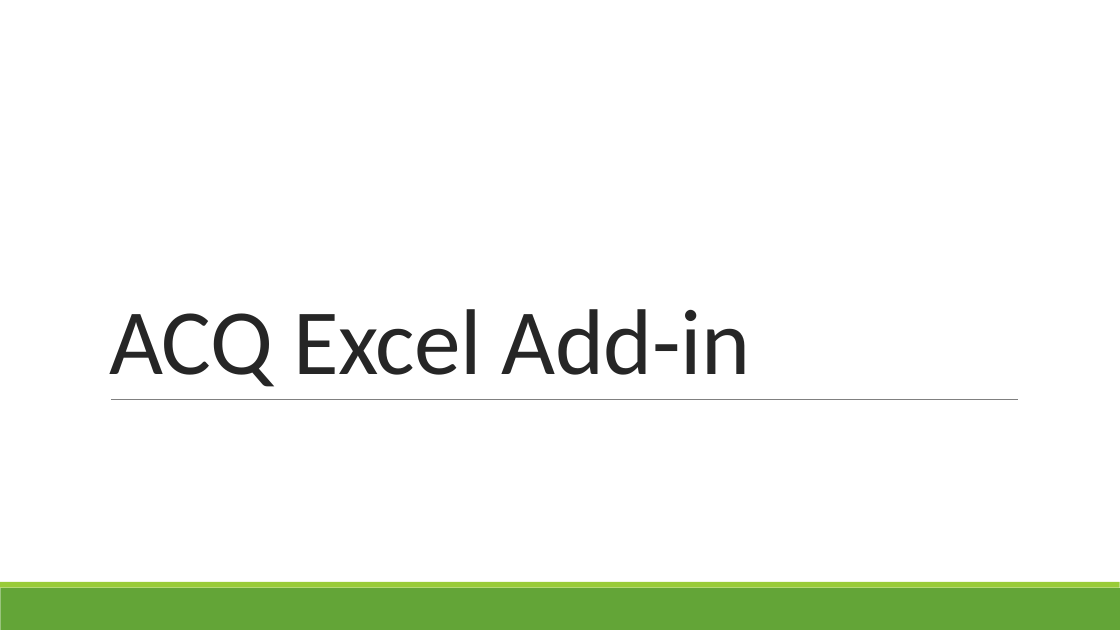
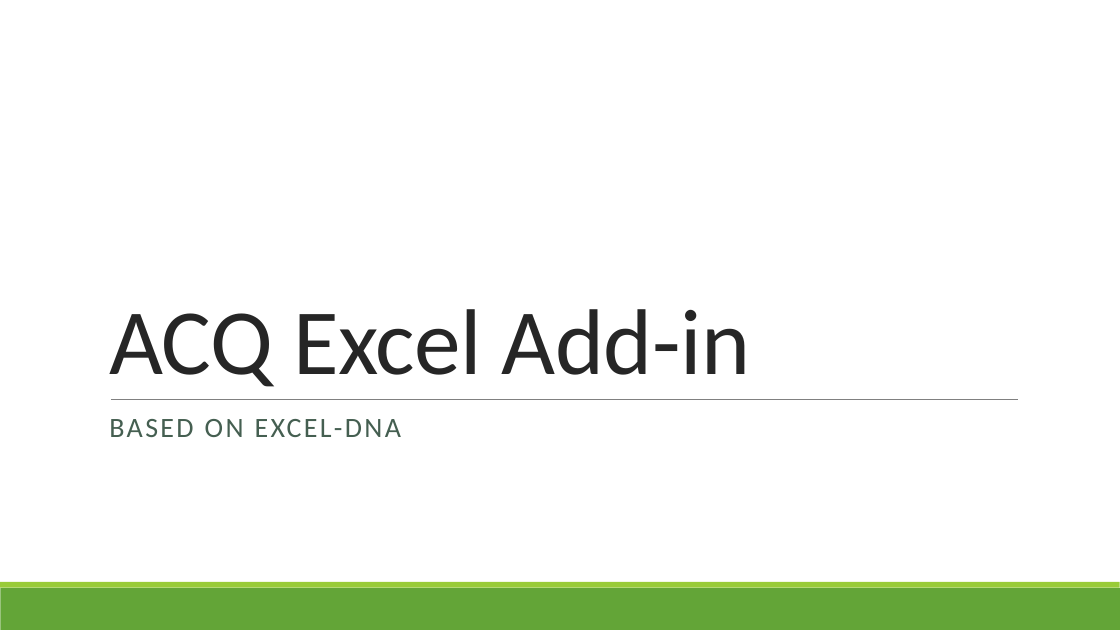
Before and after one commit to ratesquant/ACQ, a slide deck: slide 1 of Distribution/Primer.pptx. Drawn at 1120x630 pixels with LibreOffice and Linux fonts; fonts in the diff are those of the drawing. Boxes give left, top, right and bottom in pixels: in the first picture for what was removed or moved away, otherwise in the second. Text is boxed around its words. In the diff, an @@ line names an element or a change of style, - is before the commit and + after.

```diff
--- a/Distribution/Primer.pptx
+++ b/Distribution/Primer.pptx
@@ subtitle added at [109,419,401,437], 24 pt, text #455F51 @@
+BASED ON EXCEL-DNA
```
Also in this commit, not shown: 4 other files.
